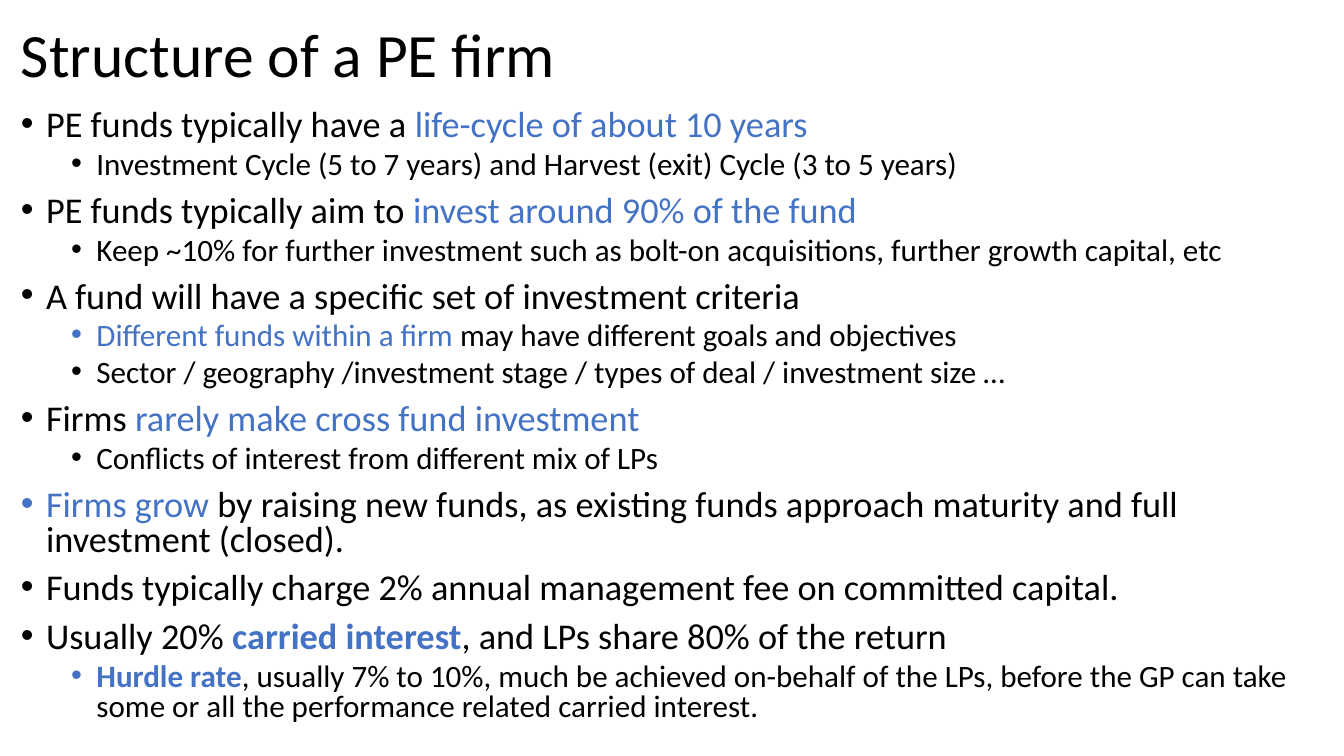
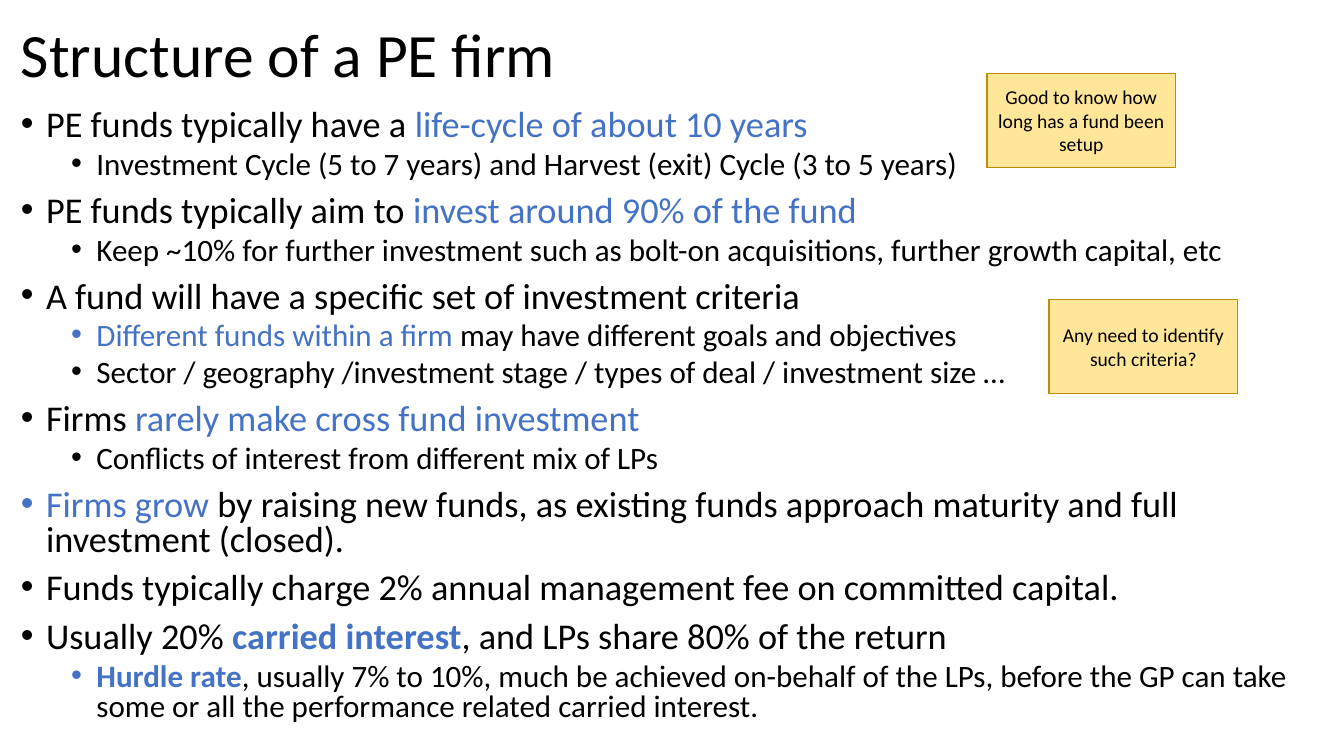
Before and after one commit to gowestyang/finance, a slide deck: slide 7 of (2021 John) Private Equity Finance/Presentation1.pptx. Drawn at 1344x756 pixels with LibreOffice and Linux fonts; fonts in the diff are those of the drawing. Boxes give left, top, right and bottom in pixels: in the first picture for what was removed or moved away, otherwise in the second. Text is boxed around its words. In the diff, an @@ line names an element or a change of style, - is before the commit and + after.

```diff
--- a/(2021 John) Private Equity Finance/Presentation1.pptx
+++ b/(2021 John) Private Equity Finance/Presentation1.pptx
@@ rectangle added at <box>987,74,1176,167</box>, fill #FFE699, outline #BD8E00 1 pt, 14 pt, text #000000 @@
+Good to know how long has a fund been setup
@@ rectangle added at <box>1050,299,1238,393</box>, fill #FFE699, outline #BD8E00 1 pt, 14 pt, text #000000 @@
+Any need to identify such criteria?
```
Also in this commit, not shown: 9 other slides changed, 2 slides added.
